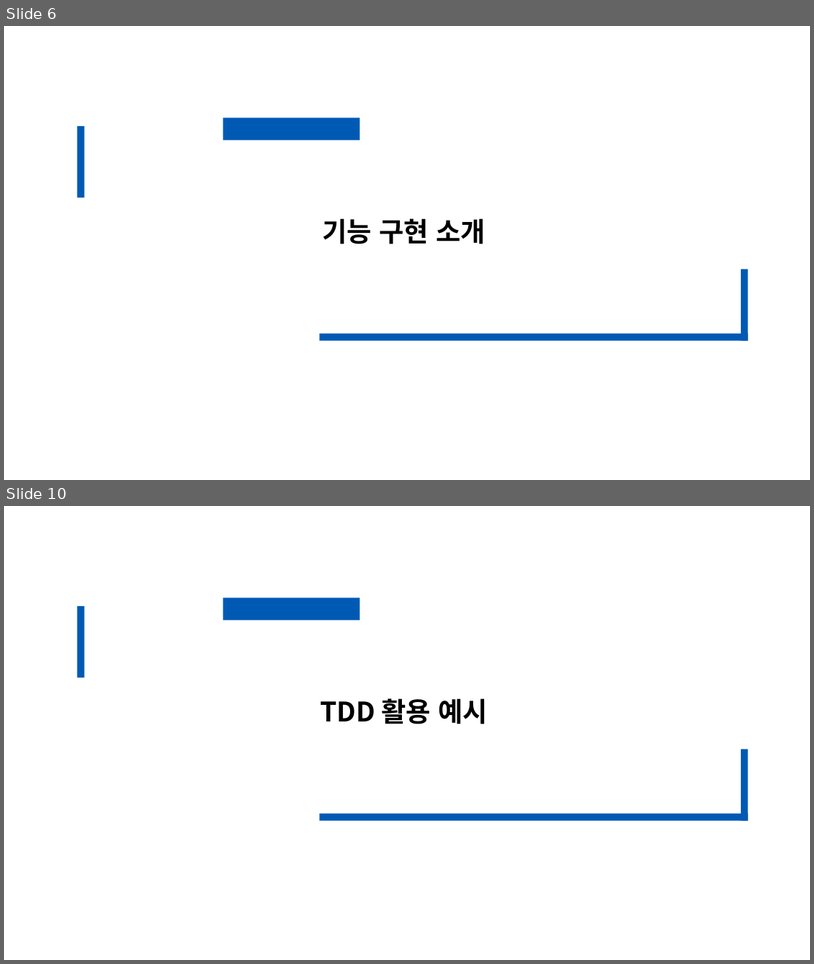
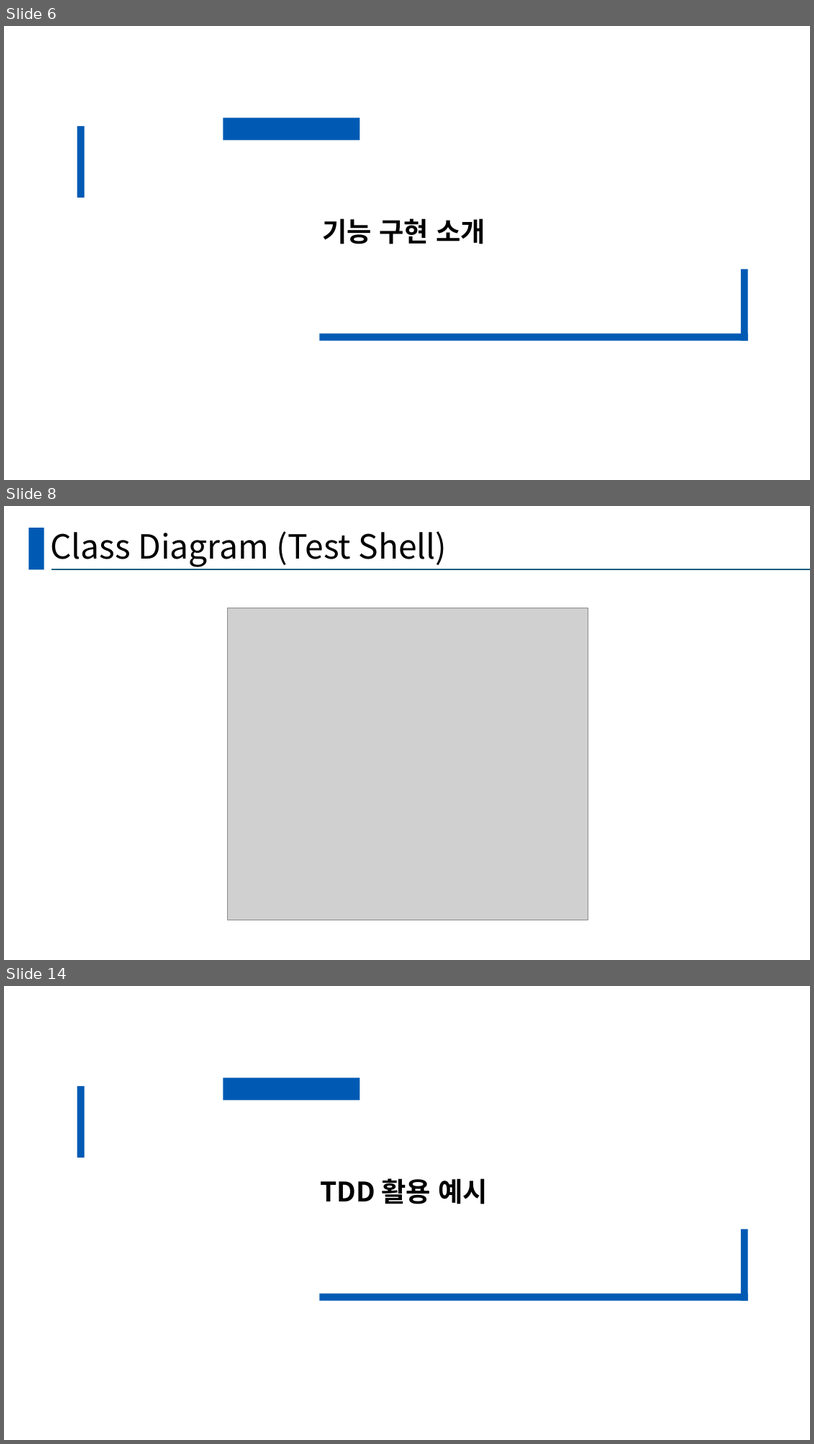
Before and after one commit to hy-ra-na/presentation_Americano, a slide deck: 발표양식.pptx. Shown one above the other, each under a label of ours: slides 6 and 10 before the commit, slides 6, 8 and 14 after it; the slides between them are not shown. The pictures are 814x964 and 814x1444 pixels, drawn with LibreOffice and Linux fonts; fonts in the diff are those of the drawing; grey boxes stand for pictures. Boxes give left, top, right and bottom in pixels: in the first picture for what was removed or moved away, otherwise in the second. Text is boxed around its words. In the diff, an @@ line names an element or a change of style, - is before the commit and + after.

```diff
--- a/발표양식.pptx
+++ b/발표양식.pptx
@@ slide 8 added at <box>4,506,810,960</box>, background #FFFFFF @@
@@ rectangle added at <box>28,528,44,569</box>, fill #005AB4 @@
@@ title added at <box>50,531,447,567</box>, 39.6 pt, text #000000 @@
+Class Diagram (Test Shell)
@@ line added from (52, 569) to (810, 569), #156082 1.5 pt @@
@@ picture added at <box>227,608,589,920</box> @@
@@ what was slide 10 is now slide 14 @@
```
Also in this commit, not shown: 2 slides changed, 8 other slides added, 3 slides removed.
